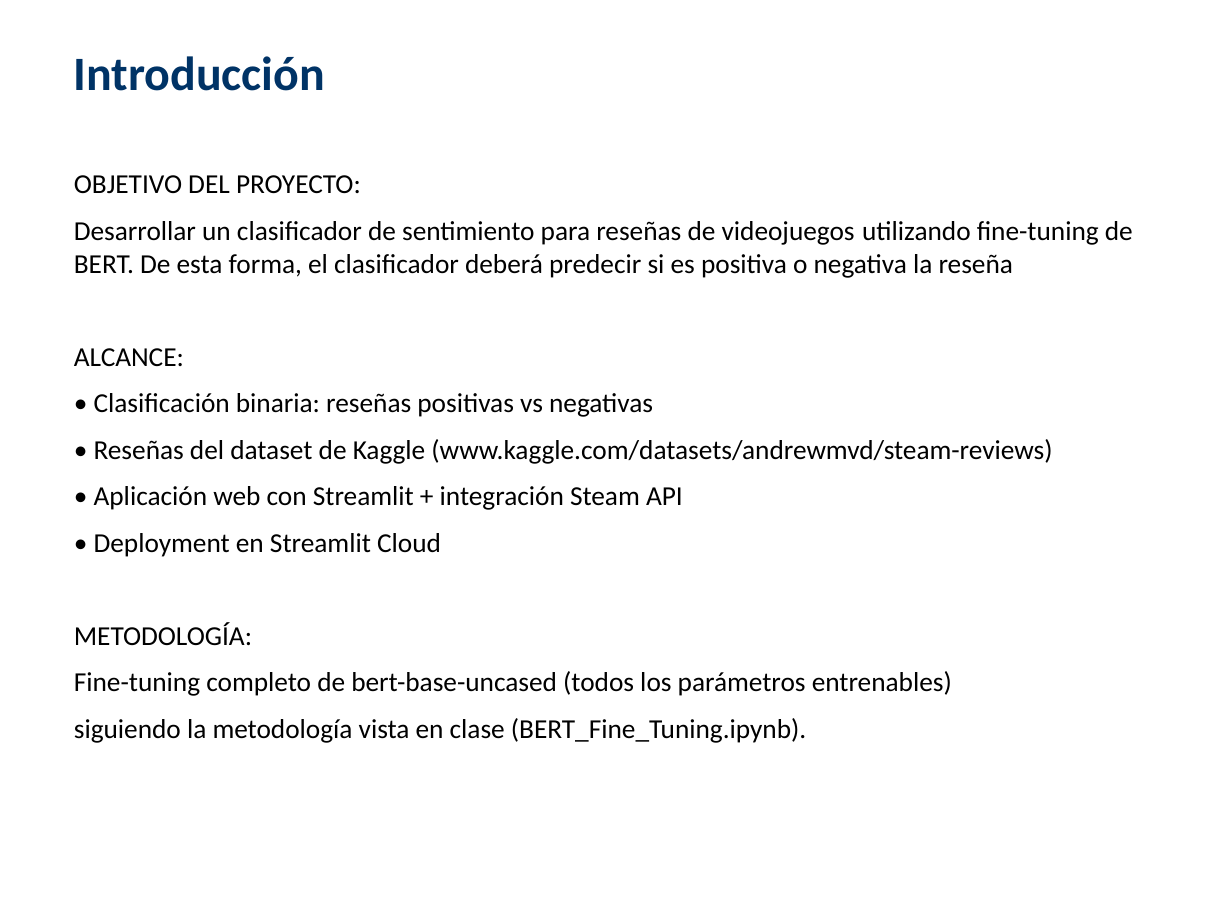
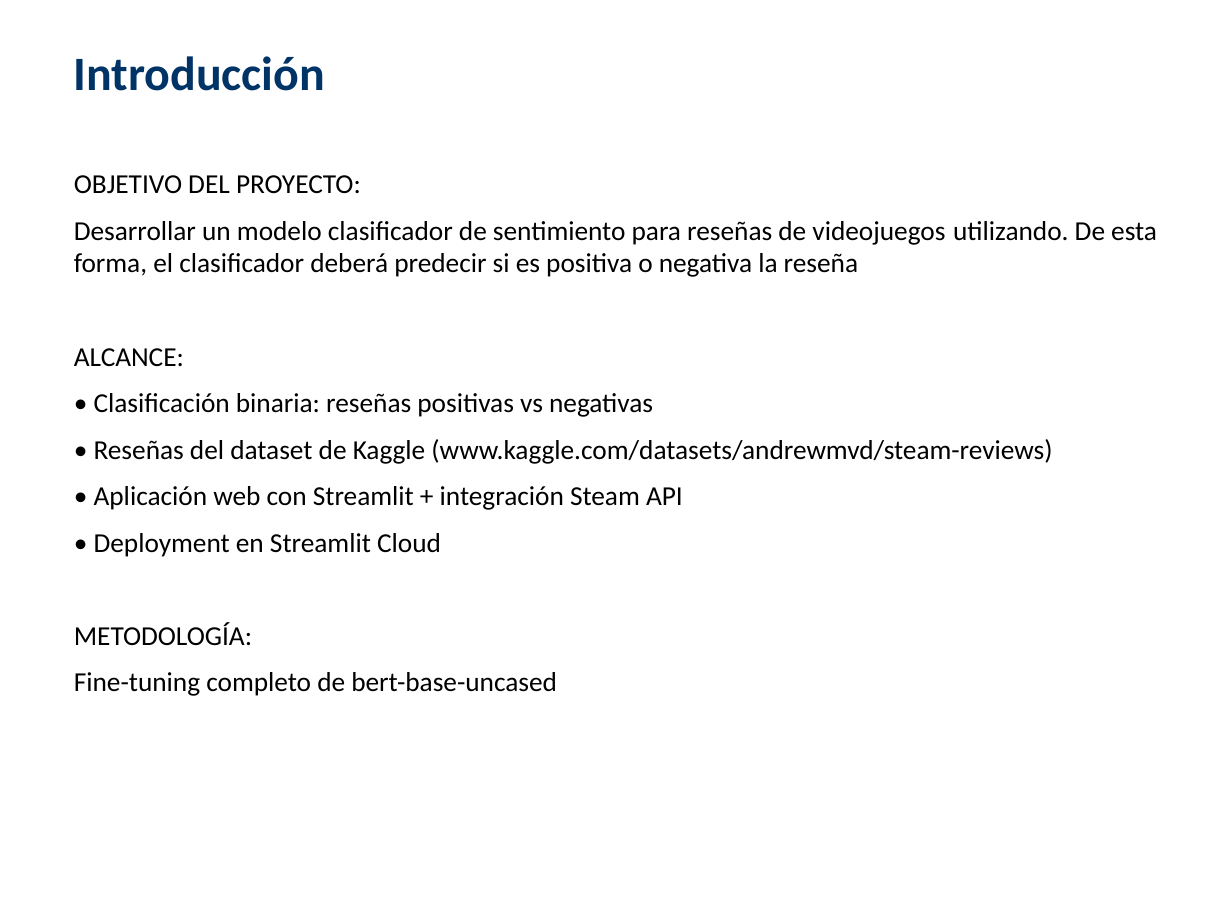
Before and after one commit to aguilarezequiel/stem-review-classifier, a slide deck: slide 3 of docs/Presentacion_Final_Steam_Classifier.pptx. Drawn at 1232x924 pixels with LibreOffice and Linux fonts; fonts in the diff are those of the drawing. Boxes give left, top, right and bottom in pixels: in the first picture for what was removed or moved away, otherwise in the second. Text is boxed around its words. In the diff, an @@ line names an element or a change of style, - is before the commit and + after.

```diff
--- a/docs/Presentacion_Final_Steam_Classifier.pptx
+++ b/docs/Presentacion_Final_Steam_Classifier.pptx
@@ text at (74,221,1157,277): text changed @@
-Desarrollar un clasificador de sentimiento para reseñas de videojuegos utilizando fine-tuning de BERT. De esta forma, el clasificador deberá predecir si es positiva o negativa la reseña
+Desarrollar un modelo clasificador de sentimiento para reseñas de videojuegos utilizando. De esta forma, el clasificador deberá predecir si es positiva o negativa la reseña
@@ text at (74,672,557,696): text changed @@
-Fine-tuning completo de bert-base-uncased (todos los parámetros entrenables)
-siguiendo la metodología vista en clase (BERT_Fine_Tuning.ipynb).
+Fine-tuning completo de bert-base-uncased
```
Also in this commit, not shown: 27 other slides changed, 4 slides added, 2 slides removed.
